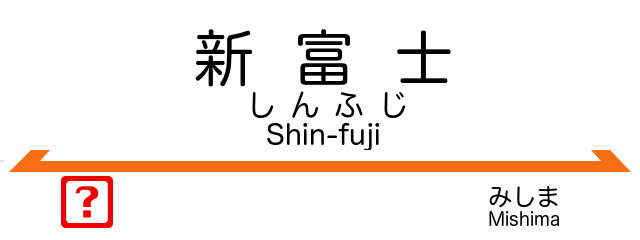
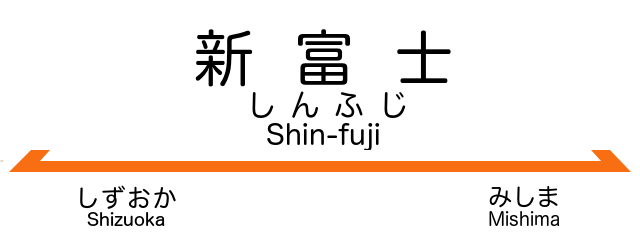
Revision of a layered w=640, h=240 image; what changed, layer by layer:
painted on "次駅" over [61, 176, 176, 228]
